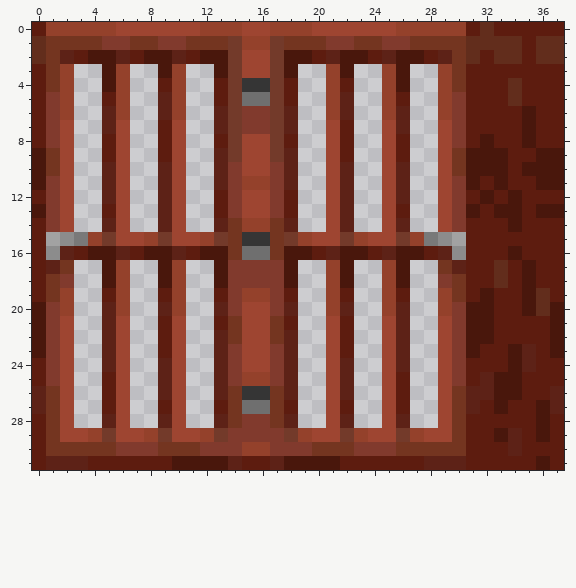
A pixel-art sprite gets an edit: textures/acacia/doors_acacia_door.png. This is how it looked before the edit.
The file is 38x32 pixels. Colours within 5 levels of each other are drawn and written as one.
And afterwards:
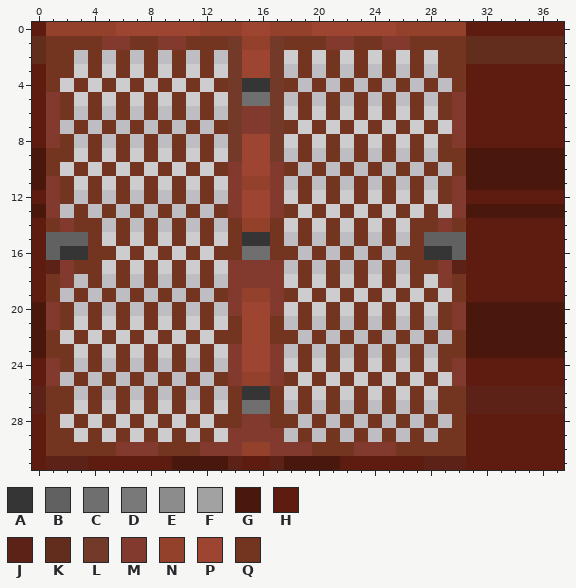
Palette (. is transparent): A #353535  B #616161  C #6f6f6f  D #797979  E #8c8c8c  F #a2a2a2  G #49170c  H #5d1c0f  J #5d2217  K #622d1c  L #733a2a  M #813a2d  N #94412b  P #9e4531  Q #743520
Change:
y 0: x 32 K -> H
y 1: x 35 H -> K
y 2: x 2..13 JHGGJHGGJHGG -> Q.Q.Q.Q.Q.Q.; x 18..29 GGHJGGHJGGHJ -> .Q.Q.Q.Q.Q.Q; x 32 H -> K; x 35 H -> K
y 3: x 2 N -> Q; x 4..6 .GN -> Q.Q; x 8..10 .GN -> Q.Q; x 12..13 .G -> Q.; x 18..19 G. -> .Q; x 21..23 NG. -> Q.Q; x 25..27 NG. -> Q.Q; x 29 N -> Q
y 4: x 2..3 N. -> .Q; x 5..7 GN. -> Q.Q; x 9..11 HN. -> Q.Q; x 13 H -> Q; x 18 H -> Q; x 20..22 .NH -> Q.Q; x 24..26 .NG -> Q.Q; x 28..29 .N -> Q.; x 34 K -> H
y 5: x 2 N -> Q; x 4..6 .HN -> Q.Q; x 8..10 .JN -> Q.Q; x 12..13 .H -> Q.; x 18..19 H. -> .Q; x 21..23 NJ. -> Q.Q; x 25..27 NH. -> Q.Q; x 29 N -> Q; x 34 K -> H
y 6: x 2 N -> Q; x 4..6 .JN -> Q.Q; x 8..10 .JN -> Q.Q; x 12..13 .J -> Q.; x 18..19 J. -> .Q; x 21..23 NJ. -> Q.Q; x 25..27 NJ. -> Q.Q; x 29 N -> Q; x 35 G -> H
y 7: x 2..3 P. -> .Q; x 5..7 JP. -> Q.Q; x 9..11 HP. -> Q.Q; x 13 J -> Q; x 18 J -> Q; x 20..22 .PH -> Q.Q; x 24..26 .PJ -> Q.Q; x 28..29 .P -> Q.; x 35 G -> H
y 8: x 2 P -> Q; x 4..6 .HP -> Q.Q; x 8..10 .HP -> Q.Q; x 12..13 .H -> Q.; x 18..19 H. -> .Q; x 21..23 PH. -> Q.Q; x 25..27 PH. -> Q.Q; x 29 P -> Q; x 32 G -> H; x 35 G -> H
y 9: x 2 P -> Q; x 4..6 .HP -> Q.Q; x 8..10 .HP -> Q.Q; x 12..13 .J -> Q.; x 18..19 J. -> .Q; x 21..23 PH. -> Q.Q; x 25..27 PH. -> Q.Q; x 29 P -> Q; x 34..35 HH -> GG
y 10: x 2..3 P. -> .Q; x 5..7 JP. -> Q.Q; x 9..11 JP. -> Q.Q; x 13 J -> Q; x 18 J -> Q; x 20..22 .PJ -> Q.Q; x 24..26 .PJ -> Q.Q; x 28..29 .P -> Q.; x 34 H -> G
y 11: x 2 P -> Q; x 4..6 .JP -> Q.Q; x 8..10 .JP -> Q.Q; x 12..13 .J -> Q.; x 18..19 J. -> .Q; x 21..23 PJ. -> Q.Q; x 25..27 PJ. -> Q.Q; x 29 P -> Q; x 32 H -> G; x 34..35 HH -> GG
y 12: x 2 P -> Q; x 4..6 .JP -> Q.Q; x 8..10 .JP -> Q.Q; x 12..13 .H -> Q.; x 18..19 H. -> .Q; x 21..23 PJ. -> Q.Q; x 25..27 PJ. -> Q.Q; x 29 P -> Q; x 32 G -> H; x 34 G -> H
y 13: x 2..3 P. -> .Q; x 5..7 HP. -> Q.Q; x 9..11 JP. -> Q.Q; x 13 H -> Q; x 18 H -> Q; x 20..22 .PJ -> Q.Q; x 24..26 .PH -> Q.Q; x 28..29 .P -> Q.; x 32 H -> G; x 35 H -> G
y 14: x 1..6 MP..JP -> QMQQ.Q; x 8..10 .JP -> Q.Q; x 12..13 .J -> Q.; x 18..19 J. -> .Q; x 21..23 PJ. -> Q.Q; x 25..30 PJ..PM -> Q.QQMQ; x 34 G -> H
y 15: x 1..13 FEDNLPPNLPPNL -> BBBQ.Q.Q.Q.Q.; x 18..30 LNPPLNPPLNDEF -> .Q.Q.Q.Q.QBBB
y 16: x 1..13 EJHGGJHGGJHGG -> BAAQQ.Q.Q.Q.Q; x 18..30 GGHJGGHJGGHJE -> Q.Q.Q.Q.QQAAB; x 34 G -> H
y 17: x 2..6 Q..GN -> MQQ.Q; x 8..10 .GN -> Q.Q; x 12..13 .G -> Q.; x 18..19 G. -> .Q; x 21..23 NG. -> Q.Q; x 25..29 NG..Q -> Q.QQM; x 33 K -> H; x 35 G -> H
y 18: x 4..6 .GN -> Q.Q; x 8..10 .GN -> Q.Q; x 12..13 .G -> Q.; x 18..19 G. -> .Q; x 21..23 NG. -> Q.Q; x 25..27 NG. -> Q.Q; x 33 K -> H; x 35 G -> H
y 19: x 2..3 N. -> .Q; x 5..7 HN. -> Q.Q; x 9..11 HN. -> Q.Q; x 13 H -> Q; x 18 H -> Q; x 20..22 .NH -> Q.Q; x 24..26 .NH -> Q.Q; x 28..29 .N -> Q.; x 32 G -> H; x 35..36 GK -> HH
y 20: x 2 N -> Q; x 4..6 .JN -> Q.Q; x 8..10 .JN -> Q.Q; x 12..13 .J -> Q.; x 18..19 J. -> .Q; x 21..23 NJ. -> Q.Q; x 25..27 NJ. -> Q.Q; x 29 N -> Q; x 33..34 HH -> GG; x 36 K -> G
y 21: x 2 P -> Q; x 4..6 .JP -> Q.Q; x 8..10 .HP -> Q.Q; x 12..13 .H -> Q.; x 18..19 H. -> .Q; x 21..23 PH. -> Q.Q; x 25..27 PJ. -> Q.Q; x 29 P -> Q; x 33..36 HHHH -> GGGG
y 22: x 1..3 MP. -> Q.Q; x 5..7 JP. -> Q.Q; x 9..11 HP. -> Q.Q; x 13 J -> Q; x 18 J -> Q; x 20..22 .PH -> Q.Q; x 24..26 .PJ -> Q.Q; x 28..30 .PM -> Q.Q; x 33..36 HHHH -> GGGG
y 23: x 1..2 MP -> QQ; x 4..6 .JP -> Q.Q; x 8..10 .HP -> Q.Q; x 12..13 .J -> Q.; x 18..19 J. -> .Q; x 21..23 PH. -> Q.Q; x 25..27 PJ. -> Q.Q; x 29..30 PM -> QQ; x 32..33 HH -> GG; x 35..36 JH -> GG
y 24: x 2 P -> Q; x 4..6 .JP -> Q.Q; x 8..10 .JP -> Q.Q; x 12..13 .J -> Q.; x 18..19 J. -> .Q; x 21..23 PJ. -> Q.Q; x 25..27 PJ. -> Q.Q; x 29 P -> Q; x 34..35 GJ -> HH
y 25: x 2..3 P. -> .Q; x 5..7 HP. -> Q.Q; x 9..11 JP. -> Q.Q; x 13 J -> Q; x 18 J -> Q; x 20..22 .PJ -> Q.Q; x 24..26 .PH -> Q.Q; x 28..29 .P -> Q.; x 32..34 JGG -> HHH
y 26: x 2 P -> Q; x 4..6 .HP -> Q.Q; x 8..10 .JP -> Q.Q; x 12..13 .J -> Q.; x 18..19 J. -> .Q; x 21..23 PJ. -> Q.Q; x 25..27 PH. -> Q.Q; x 29 P -> Q; x 33..36 GGHH -> JJJJ
y 27: x 2 P -> Q; x 4..6 .HP -> Q.Q; x 8..10 .HP -> Q.Q; x 12..13 .H -> Q.; x 18..19 H. -> .Q; x 21..23 PH. -> Q.Q; x 25..27 PH. -> Q.Q; x 29 P -> Q; x 32..36 HGHHG -> JJJJJ
y 28: x 2..3 P. -> .Q; x 5..7 JP. -> Q.Q; x 9..11 JP. -> Q.Q; x 13 J -> Q; x 18 J -> Q; x 20..22 .PJ -> Q.Q; x 24..26 .PJ -> Q.Q; x 28..29 .P -> Q.; x 36 G -> H
y 29: x 2..13 PPNLPPNLPPNL -> Q.Q.Q.Q.Q.Q.; x 18..29 LNPPLNPPLNPP -> .Q.Q.Q.Q.Q.Q; x 33..34 GJ -> HH; x 36 G -> H
y 30: x 34 J -> H
y 31: x 36 G -> H
